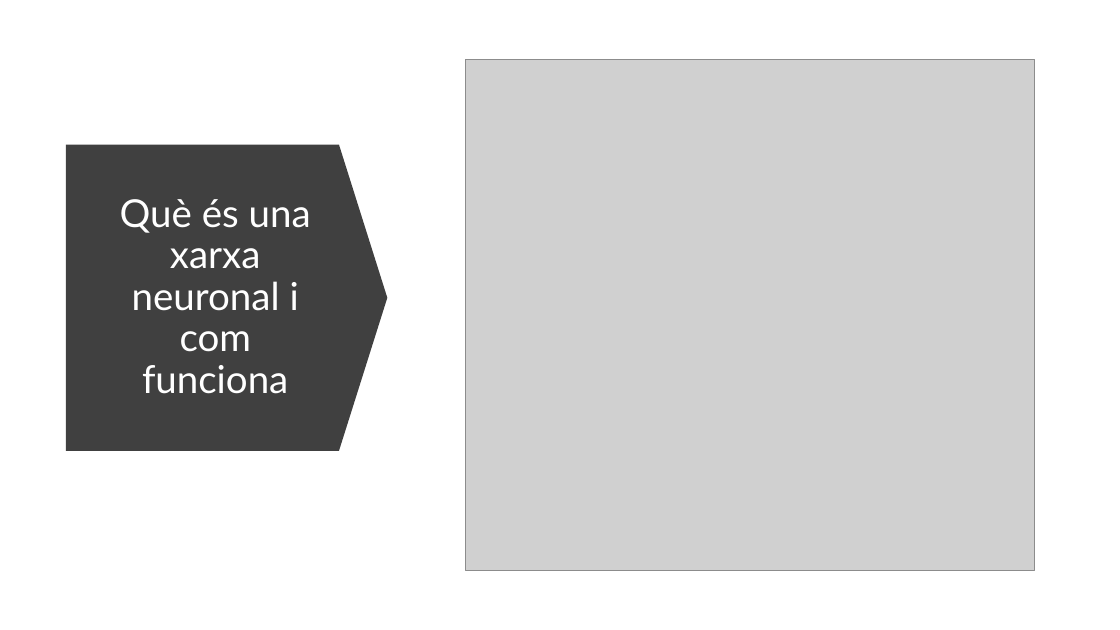
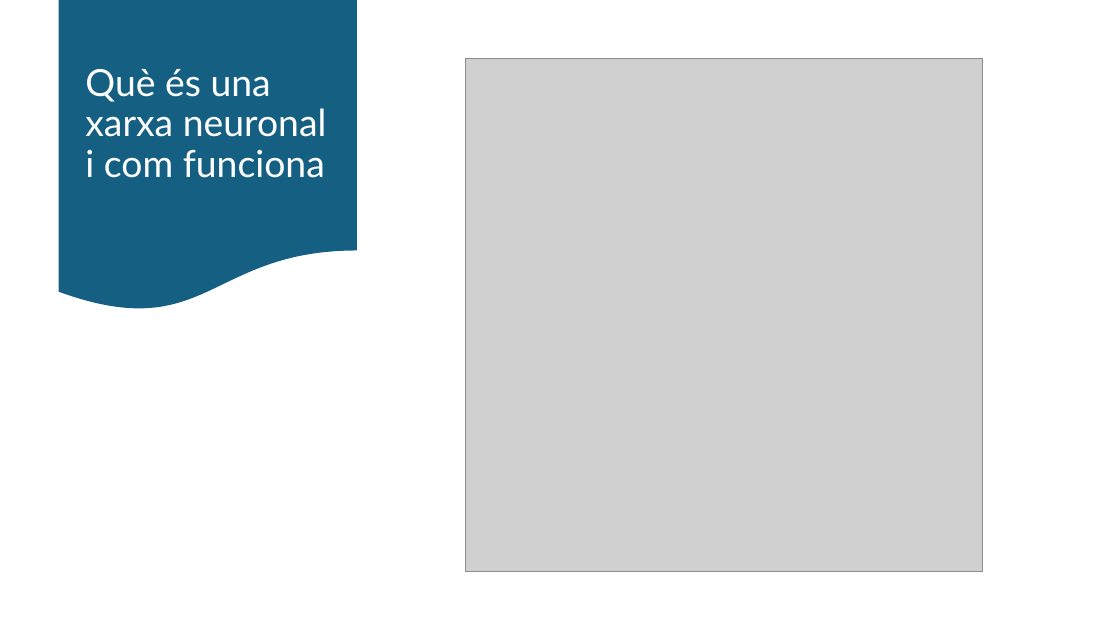
Before and after one commit to FerrerJan/Treball-de-Recerca-IA, a slide deck: slide 1 of TR_ESCRIT/PPT_Marc.pptx. Drawn at 1120x630 pixels with LibreOffice and Linux fonts; fonts in the diff are those of the drawing; grey boxes stand for pictures. Boxes give left, top, right and bottom in pixels: in the first picture for what was removed or moved away, otherwise in the second. Text is boxed around its words. In the diff, an @@ line names an element or a change of style, - is before the commit and + after.

```diff
--- a/TR_ESCRIT/PPT_Marc.pptx
+++ b/TR_ESCRIT/PPT_Marc.pptx
@@ flow chart document added at (59,0,357,313), fill #156082 @@
@@ title "Què és una xarxa neuronal ...": place and size @@
-title "Què és una xarxa neuronal ..." at (120,199,311,394)
+title "Què és una xarxa neuronal ..." at (85,69,327,178)
@@ title "Què és una xarxa neuronal ..." at (85,69,327,178): size 33 to 32 pt; alignment centre to left @@
@@ picture: place and size @@
-picture at (466,59,1035,571)
+picture at (466,59,983,571)
@@ down arrow removed at (66,145,388,451) @@
```
Also in this commit, not shown: 4 other slides changed.
